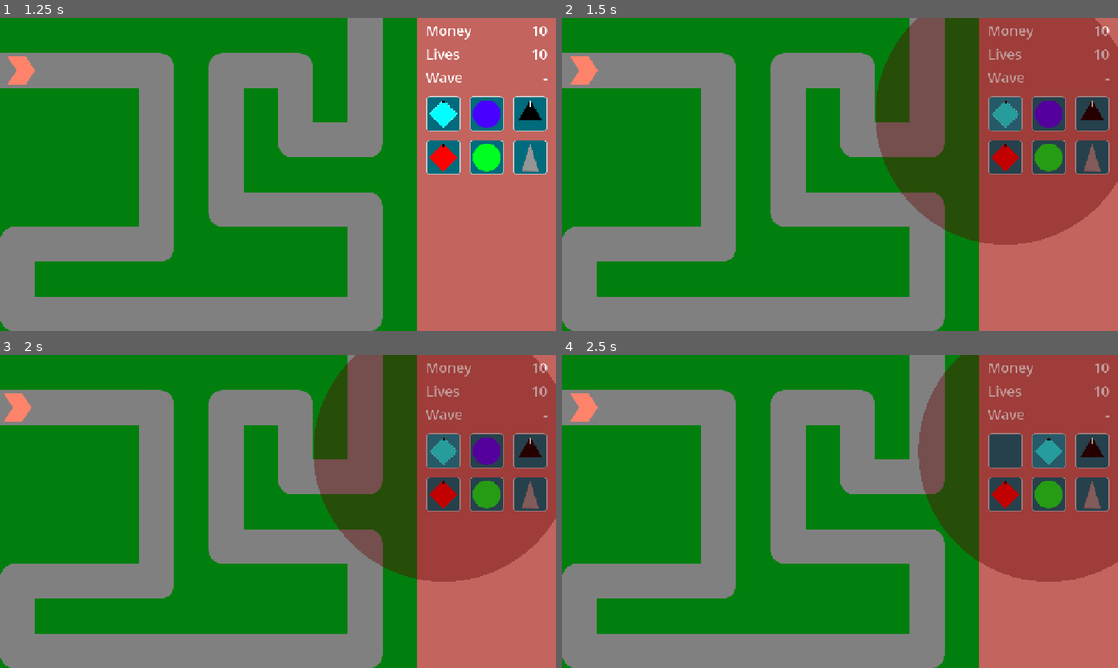
Above: before the commit, frames 1-4 (two rows, left to right).
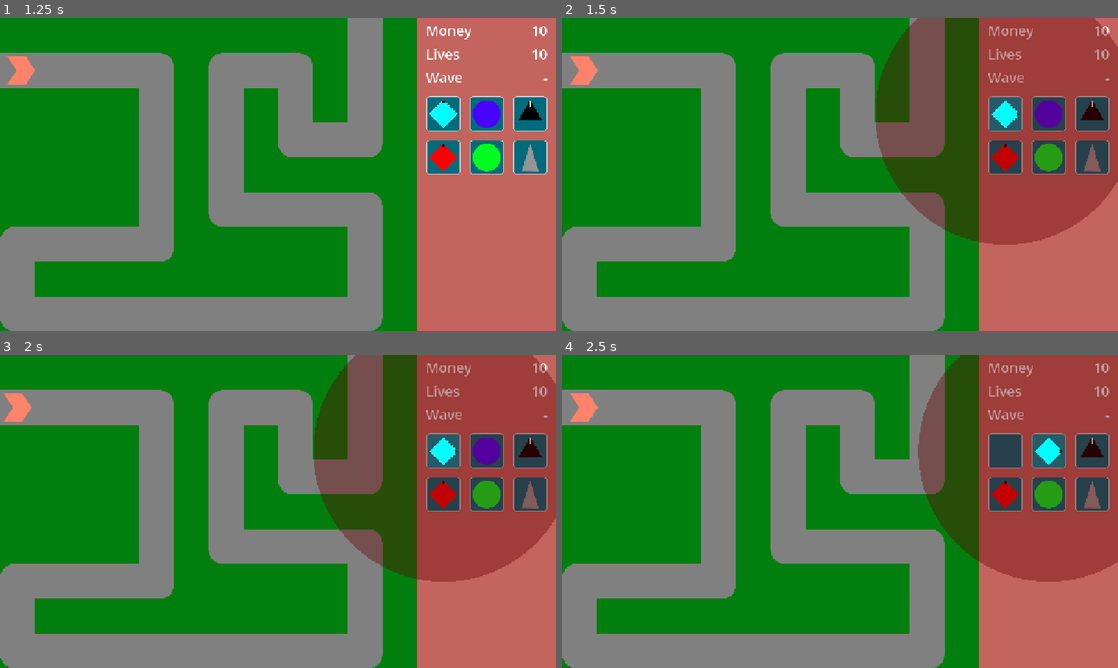
Above: after the commit, the same moments.

Repository: phrasmotica/godot-tower-defence
Game: Godot game, scene res://scenes/game.tscn
Same seed, same stepped clock (60 frames per second), same inputs: the game is played once before the commit and once after it.
Inputs (mouse positions are in pixels of both pictures, inside the frame that each line leads up to):
- Up to frame 1 (1.25 s): click "Play path 0" at 0.5 s
- Up to frame 2 (1.5 s): click (1006, 115) at 1.25 s
- Up to frame 3 (2 s): no input
- Up to frame 4 (2.5 s): click (1051, 452) at 2 s

Frame 1 is identical in both runs. In frame 2, 0.2% of the frame differs, in the area x 77-83%, y 26-36%; in frame 3, 0.2%; in frame 4, 0.2%.

Commit message:
Fix Z index and rotation of tower level sprites

Diff:
--- a/scenes/towers/cannon_tower.tscn
+++ b/scenes/towers/cannon_tower.tscn
@@ -118,6 +118,8 @@
 level_manager = NodePath("../../Weaponry/Levels")
 
 [node name="LevelSprite" type="Sprite2D" parent="Appearance"]
+z_index = 100
+rotation = 1.5708
 texture = ExtResource("7_j030q")
 
 [node name="ProgressBars" parent="Appearance" instance=ExtResource("3_xd60m")]
--- a/scenes/towers/gun_tower.tscn
+++ b/scenes/towers/gun_tower.tscn
@@ -119,6 +119,8 @@
 level_manager = NodePath("../../Weaponry/Levels")
 
 [node name="LevelSprite" type="Sprite2D" parent="Appearance"]
+z_index = 100
+rotation = 1.5708
 texture = ExtResource("9_ja0ml")
 
 [node name="ProgressBars" parent="Appearance" instance=ExtResource("3_xlhsu")]
--- a/scenes/towers/machine_gun_tower.tscn
+++ b/scenes/towers/machine_gun_tower.tscn
@@ -106,6 +106,8 @@
 level_manager = NodePath("../../Weaponry/Levels")
 
 [node name="LevelSprite" type="Sprite2D" parent="Appearance"]
+z_index = 100
+rotation = 1.5708
 texture = ExtResource("8_rev5t")
 
 [node name="ProgressBars" parent="Appearance" instance=ExtResource("3_f6hg6")]
--- a/scenes/towers/poison_tower.tscn
+++ b/scenes/towers/poison_tower.tscn
@@ -107,6 +107,8 @@
 level_manager = NodePath("../../Weaponry/Levels")
 
 [node name="LevelSprite" type="Sprite2D" parent="Appearance"]
+z_index = 100
+rotation = 1.5708
 texture = ExtResource("8_ierun")
 
 [node name="ProgressBars" parent="Appearance" instance=ExtResource("3_k0da5")]
--- a/scenes/towers/slow_tower.tscn
+++ b/scenes/towers/slow_tower.tscn
@@ -108,6 +108,8 @@
 level_manager = NodePath("../../Weaponry/Levels")
 
 [node name="LevelSprite" type="Sprite2D" parent="Appearance"]
+z_index = 100
+rotation = 1.5708
 texture = ExtResource("7_34jkt")
 
 [node name="ProgressBars" parent="Appearance" instance=ExtResource("3_r7mld")]
--- a/scenes/towers/sniper_tower.tscn
+++ b/scenes/towers/sniper_tower.tscn
@@ -107,6 +107,8 @@
 level_manager = NodePath("../../Weaponry/Levels")
 
 [node name="LevelSprite" type="Sprite2D" parent="Appearance"]
+z_index = 100
+rotation = 1.5708
 texture = ExtResource("7_l2h3t")
 
 [node name="ProgressBars" parent="Appearance" instance=ExtResource("3_8t556")]
